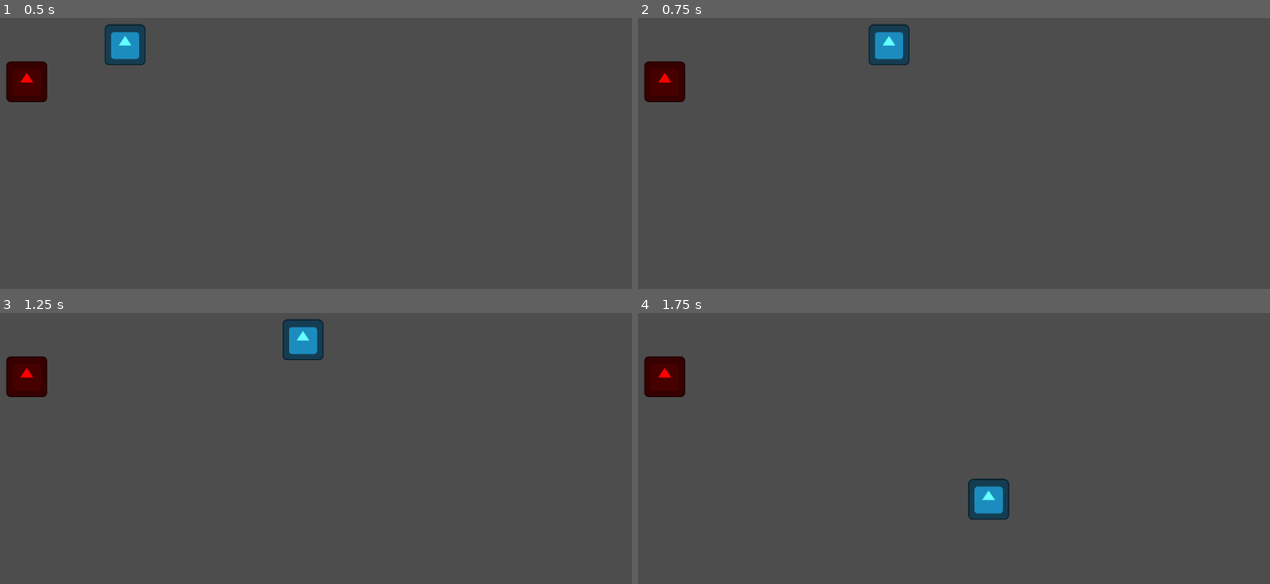
Above: before the commit, frames 1-4 (two rows, left to right).
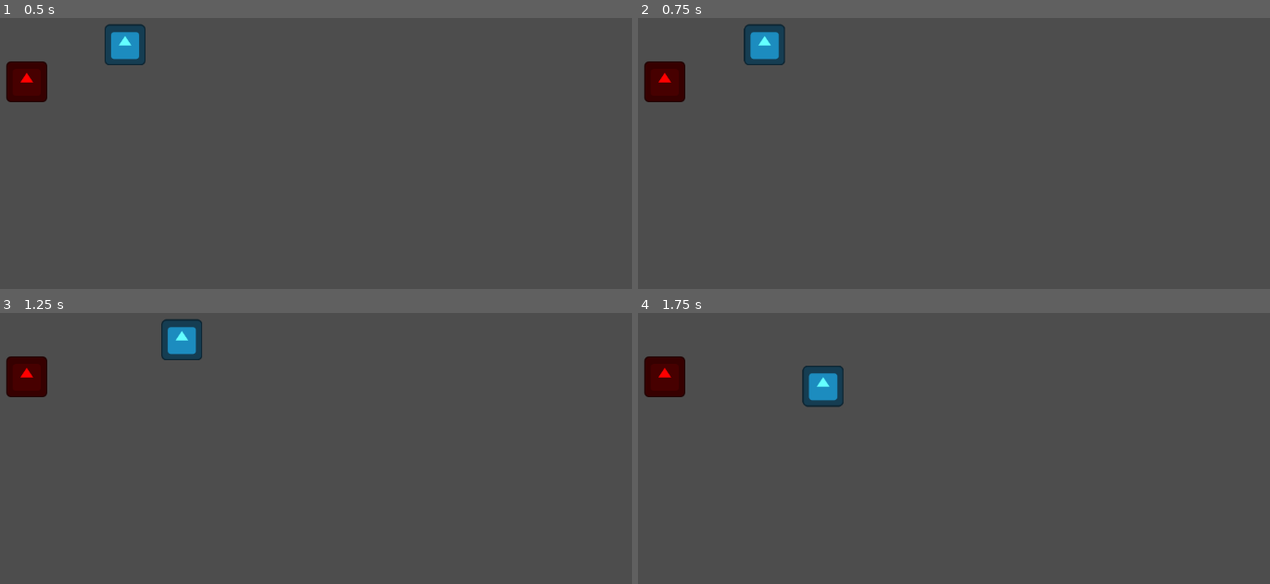
Above: after the commit, the same moments.

Repository: shafayatb/basic-2d-top-down-example
Game: Godot game, scene res://playground.tscn
Same seed, same stepped clock (60 frames per second), same inputs: the game is played once before the commit and once after it. The project has no main scene, so this scene is started directly. The engine's default icon, where the game draws it, is replaced by a stand-in: a white triangle on a blue panel in a dark square.
Inputs:
- Up to frame 1 (0.5 s): no input
- Up to frame 2 (0.75 s): tap Enter at 0.5 s; hold Right (ui_right) from 0.53 s (still down); tap Ctrl (Dash) at 0.6 s
- Up to frame 3 (1.25 s): keep holding Right (ui_right)
- Up to frame 4 (1.75 s): release Right (ui_right) at 1.28 s; hold Down (ui_down) from 1.28 s (still down); tap Ctrl (Dash) at 1.35 s

Frame 1 is identical in both runs. In frame 2, 1.9% of the frame differs, in the area x 16-43%, y 2-18%; in frame 3, 1.9%; in frame 4, 2.0%, in the area x 25-59%, y 19-77%.

Commit message:
4. Node based state machine

Diff:
--- a/player.tscn
+++ /dev/null
@@ -1,20 +0,0 @@
-[gd_scene load_steps=4 format=3 uid="uid://bm4v5ulnu0n8w"]
-
-[ext_resource type="Texture2D" uid="uid://dta4665i0rs3m" path="res://icon.svg" id="1_4flbx"]
-[ext_resource type="Script" uid="uid://ccu5mspv1l36l" path="res://dash_player.gd" id="1_onrkg"]
-
-[sub_resource type="RectangleShape2D" id="RectangleShape2D_onrkg"]
-size = Vector2(130, 127)
-
-[node name="Player" type="CharacterBody2D"]
-scale = Vector2(0.5, 0.5)
-script = ExtResource("1_onrkg")
-
-[node name="Icon" type="Sprite2D" parent="."]
-modulate = Color(0.39215687, 1, 1, 1)
-position = Vector2(0, -3)
-texture = ExtResource("1_4flbx")
-
-[node name="CollisionShape2D" type="CollisionShape2D" parent="."]
-position = Vector2(0, -2.5)
-shape = SubResource("RectangleShape2D_onrkg")
--- /dev/null
+++ b/player/player.tscn
@@ -0,0 +1,39 @@
+[gd_scene load_steps=7 format=3 uid="uid://bm4v5ulnu0n8w"]
+
+[ext_resource type="Texture2D" uid="uid://dta4665i0rs3m" path="res://icon.svg" id="1_4flbx"]
+[ext_resource type="Script" uid="uid://c862gema2tgoo" path="res://utils/state_machine.gd" id="3_i3pqv"]
+[ext_resource type="Script" uid="uid://do8iluil3rmt2" path="res://utils/walk_state.gd" id="3_sweqy"]
+[ext_resource type="Script" uid="uid://cwere4u6usod4" path="res://utils/idle_state.gd" id="4_2hs0m"]
+[ext_resource type="Script" uid="uid://cbf6y3vxobj0e" path="res://utils/dash_state.gd" id="5_1jxqw"]
+
+[sub_resource type="RectangleShape2D" id="RectangleShape2D_onrkg"]
+size = Vector2(130, 127)
+
+[node name="Player" type="CharacterBody2D"]
+scale = Vector2(0.5, 0.5)
+
+[node name="Icon" type="Sprite2D" parent="."]
+modulate = Color(0.39215687, 1, 1, 1)
+position = Vector2(0, -3)
+texture = ExtResource("1_4flbx")
+
+[node name="CollisionShape2D" type="CollisionShape2D" parent="."]
+position = Vector2(0, -2.5)
+shape = SubResource("RectangleShape2D_onrkg")
+
+[node name="StateMachine" type="Node" parent="." node_paths=PackedStringArray("initial_state")]
+script = ExtResource("3_i3pqv")
+initial_state = NodePath("IdleState")
+metadata/_custom_type_script = "uid://c862gema2tgoo"
+
+[node name="WalkState" type="Node" parent="StateMachine"]
+script = ExtResource("3_sweqy")
+metadata/_custom_type_script = "uid://do8iluil3rmt2"
+
+[node name="IdleState" type="Node" parent="StateMachine"]
+script = ExtResource("4_2hs0m")
+metadata/_custom_type_script = "uid://cwere4u6usod4"
+
+[node name="DashState" type="Node" parent="StateMachine"]
+script = ExtResource("5_1jxqw")
+metadata/_custom_type_script = "uid://cbf6y3vxobj0e"
--- /dev/null
+++ b/player/state_based_player.gd
@@ -0,0 +1 @@
+extends CharacterBody2D
--- a/playground.tscn
+++ b/playground.tscn
@@ -1,6 +1,6 @@
 [gd_scene load_steps=3 format=3 uid="uid://13poyxeqk1oe"]
 
-[ext_resource type="PackedScene" uid="uid://bm4v5ulnu0n8w" path="res://player.tscn" id="1_rupst"]
+[ext_resource type="PackedScene" uid="uid://bm4v5ulnu0n8w" path="res://player/player.tscn" id="1_rupst"]
 [ext_resource type="PackedScene" uid="uid://bybxsuxhorvyq" path="res://enemy.tscn" id="2_wt17y"]
 
 [node name="Playground" type="Node2D"]
--- /dev/null
+++ b/utils/dash_state.gd
@@ -0,0 +1,40 @@
+extends State
+
+class_name  DashState
+
+const DASH_SPEED: float = 1500.0
+const DASH_TIME: float = 0.12
+var can_dash: bool = true
+var dash_timer: float = 0.0
+var dash_dir: Vector2 = Vector2.ZERO
+const DASH_RELOAD_COST: float = 0.5
+var dash_reload_time: float = 0.0
+
+func enter() -> void:
+	var character = state_machine.get_parent()
+	dash_timer = DASH_TIME
+	dash_dir = Vector2(
+		Input.get_action_strength("ui_right") - Input.get_action_strength("ui_left"),
+		Input.get_action_strength("ui_down") - Input.get_action_strength("ui_up")
+	).normalized()
+	if dash_dir == Vector2.ZERO:
+		dash_dir = Vector2.RIGHT
+	character.velocity = dash_dir * DASH_SPEED
+
+func physics_update(delta: float):
+	var character = state_machine.get_parent()
+	dash_timer -= delta
+	if dash_timer > 0.0:
+		character.velocity = dash_dir * DASH_SPEED
+	else:
+		exit_dash()
+
+func exit_dash() -> void:
+	var direction = Vector2(
+		Input.get_action_strength("ui_right") - Input.get_action_strength("ui_left"),
+		Input.get_action_strength("ui_down") - Input.get_action_strength("ui_up")
+	)
+	if direction != Vector2.ZERO:
+		state_machine.change_state("walkstate")
+	else:
+		state_machine.change_state("idlestate")
--- /dev/null
+++ b/utils/idle_state.gd
@@ -0,0 +1,14 @@
+extends State
+
+class_name IdleState
+
+func enter():
+	print("IDLE STATE")
+
+func handle_input(event: InputEvent):
+	if Input.is_action_just_pressed("Dash"):
+		state_machine.change_state("dashstate")
+		return
+	if Input.is_action_pressed("ui_up") or Input.is_action_pressed("ui_down") or \
+			Input.is_action_pressed("ui_left") or Input.is_action_pressed("ui_right"):
+		state_machine.change_state("walkstate")
--- /dev/null
+++ b/utils/state.gd
@@ -0,0 +1,20 @@
+extends Node
+
+class_name State
+
+var state_machine: StateMachine
+
+func enter():
+	pass
+
+func exit():
+	pass
+
+func update(delta: float):
+	pass
+
+func physics_update(delta: float):
+	pass
+
+func handle_input(event: InputEvent):
+	pass
--- /dev/null
+++ b/utils/state_machine.gd
@@ -0,0 +1,36 @@
+extends Node
+
+class_name StateMachine
+
+@export var initial_state: State
+var current_state: State
+var states: Dictionary = {}
+
+func _ready() -> void:
+	for child in get_children():
+		if child is State:
+			states[child.name.to_lower()] = child
+			child.state_machine = self
+	if initial_state:
+		change_state(initial_state.name.to_lower())
+
+func _process(delta: float) -> void:
+	if current_state:
+		current_state.update(delta)
+
+func _physics_process(delta: float) -> void:
+	if current_state:
+		current_state.physics_update(delta)
+
+func _input(event: InputEvent) -> void:
+	if current_state:
+		current_state.handle_input(event)
+
+func change_state(new_state_name: String) -> void:
+	if current_state:
+		current_state.exit()
+
+	current_state = states.get(new_state_name.to_lower())
+
+	if current_state:
+		current_state.enter()
--- /dev/null
+++ b/utils/walk_state.gd
@@ -0,0 +1,26 @@
+extends State
+
+class_name WalkState
+
+const MAX_SPEED: float = 64.5
+const ACCELERATION: float = 18.5
+const FRICTION: float = 22.5
+
+func physics_update(delta: float):
+	var character = state_machine.get_parent()
+	var direction = Vector2(
+		Input.get_action_strength("ui_right") - Input.get_action_strength("ui_left"),
+		Input.get_action_strength("ui_down") - Input.get_action_strength("ui_up")
+	).normalized()
+
+	if direction.x == 0 and direction.y == 0:
+		state_machine.change_state("idlestate")
+		return
+
+	var lerp_weight = delta * (ACCELERATION if direction else FRICTION)
+	character.velocity = lerp(character.velocity, direction * MAX_SPEED, lerp_weight)
+	character.move_and_slide()
+
+func handle_input(event: InputEvent):
+	if Input.is_action_just_pressed("Dash"):
+		state_machine.change_state("dashstate")
Renamed: dash_player.gd -> player/dash_player.gd
Renamed: dash_player.gd.uid -> player/dash_player.gd.uid
Renamed: player.gd -> player/player.gd
Renamed: player.gd.uid -> player/player.gd.uid
Not shown, added: player/state_based_player.gd.uid
Not shown, added: utils/dash_state.gd.uid
Not shown, added: utils/idle_state.gd.uid
Not shown, added: utils/state.gd.uid
Not shown, added: utils/state_machine.gd.uid
Not shown, added: utils/walk_state.gd.uid
